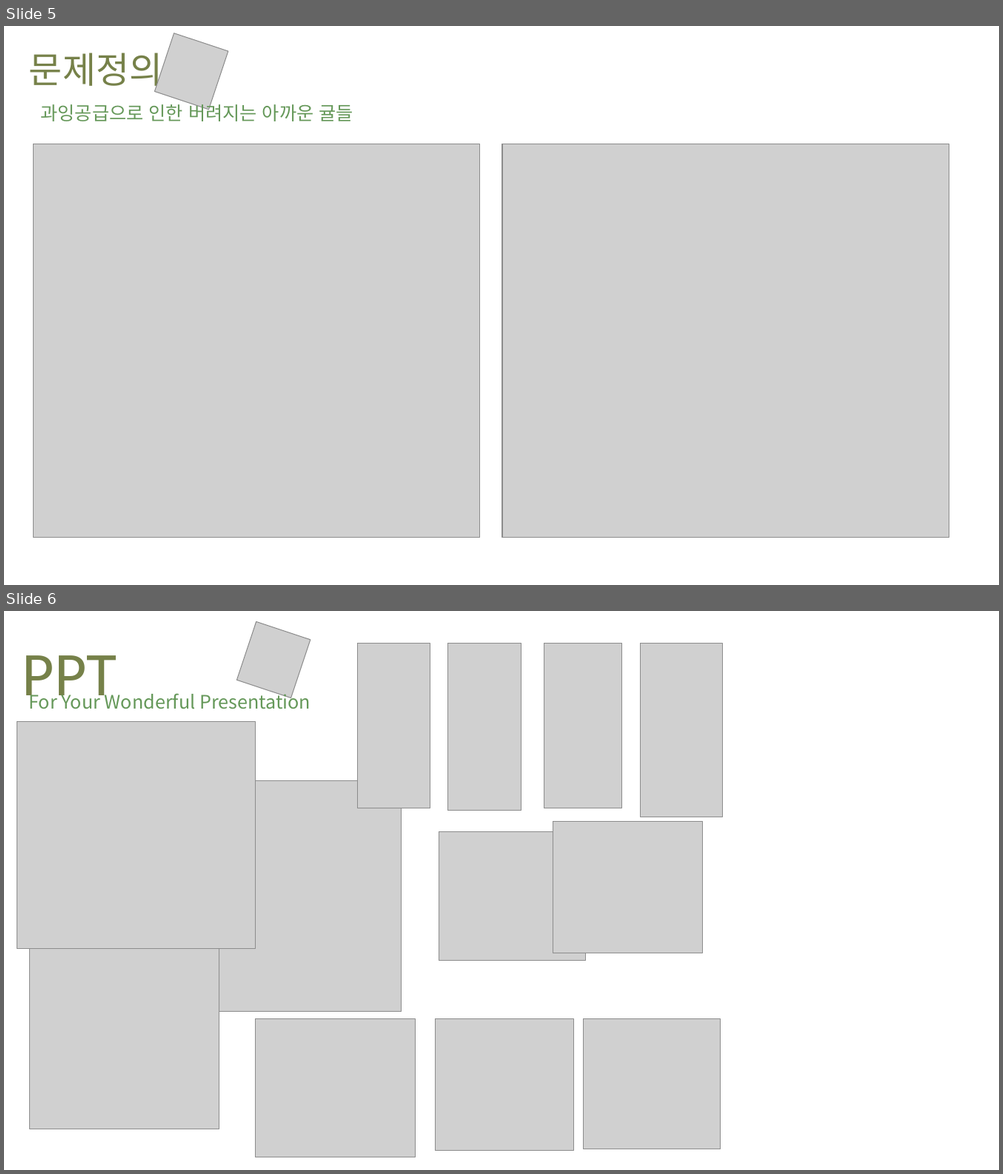
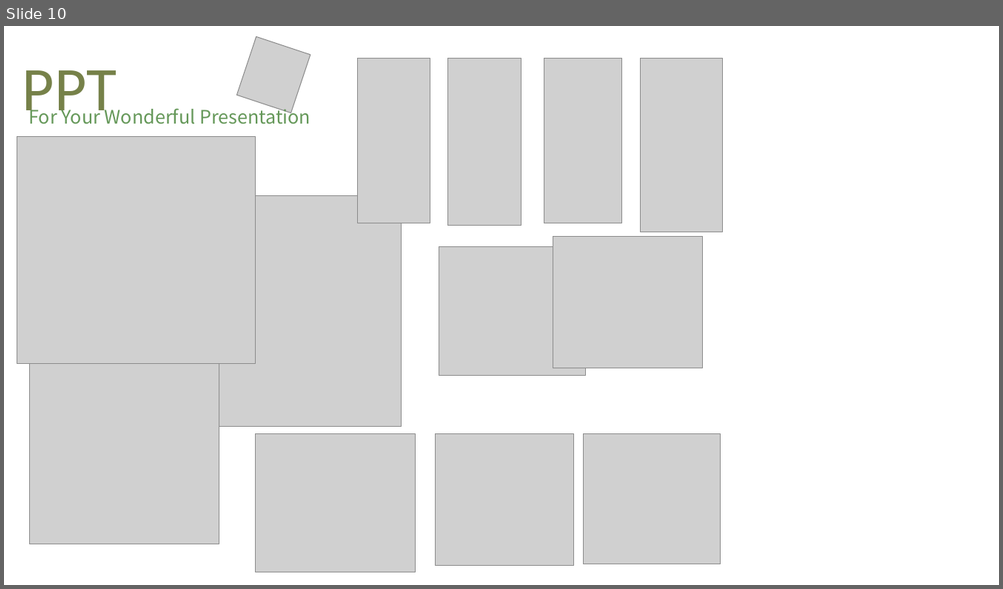
Before and after one commit to Joonyeong97/Jeju_Analysis_Project, a slide deck: ppt/감귤 PPT.pptx. Shown one above the other, each under a label of ours: slides 5 and 6 before the commit, slide 10 after it. The pictures are 1003x1174 and 1003x589 pixels, drawn with LibreOffice and Linux fonts; fonts in the diff are those of the drawing; grey boxes stand for pictures; background and template pictures are left out. Boxes give left, top, right and bottom in pixels: in the first picture for what was removed or moved away, otherwise in the second. Text is boxed around its words. In the diff, an @@ line names an element or a change of style, - is before the commit and + after.

```diff
--- a/ppt/감귤 PPT.pptx
+++ b/ppt/감귤 PPT.pptx
@@ slide 5 removed at bbox=[4, 26, 999, 585], background picture (left out) @@
@@ picture removed at bbox=[155, 33, 228, 110] @@
@@ text removed at bbox=[29, 53, 162, 92] @@
-문제정의
@@ text removed at bbox=[41, 101, 353, 121] @@
-과잉공급으로 인한 버려지는 아까운 귤들
@@ picture removed at bbox=[33, 144, 480, 538] @@
@@ picture removed at bbox=[503, 144, 949, 538] @@
@@ what was slide 6 is now slide 10 @@
```
Also in this commit, not shown: 3 slides changed, 6 slides added, 1 other slide removed.
